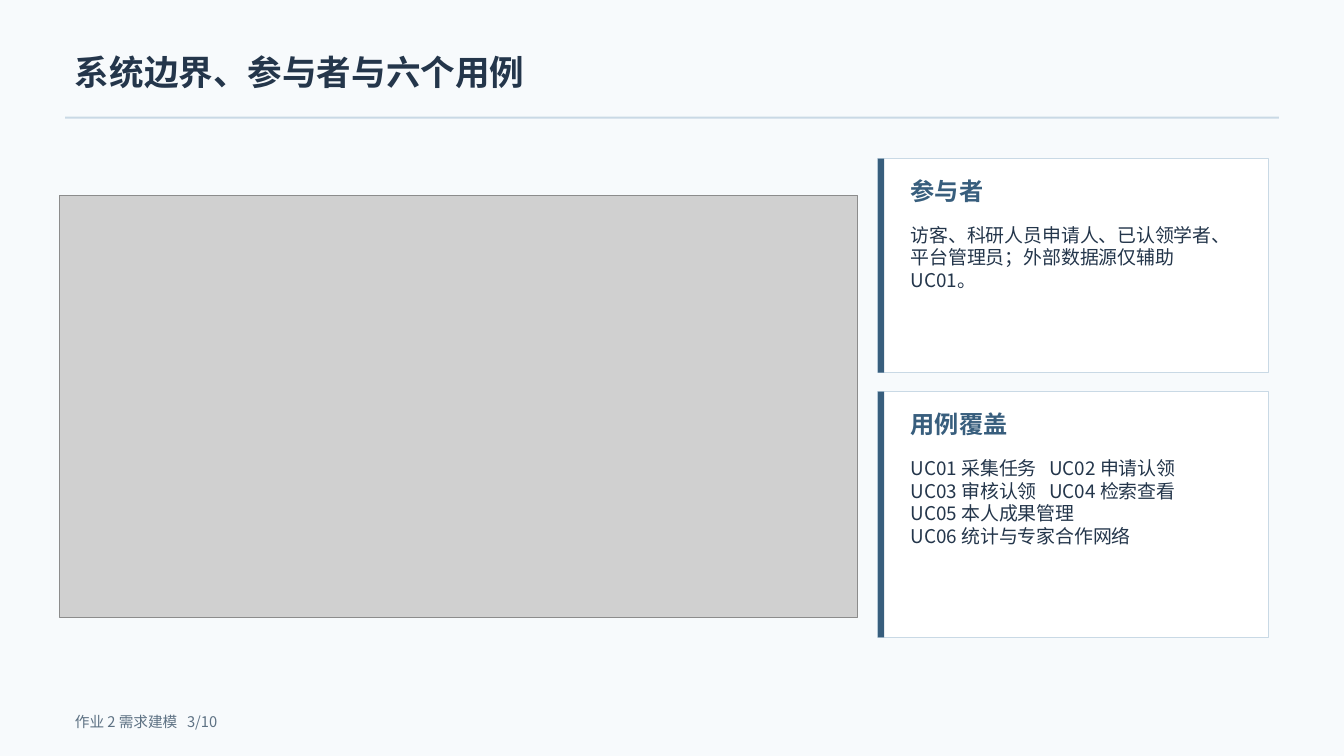
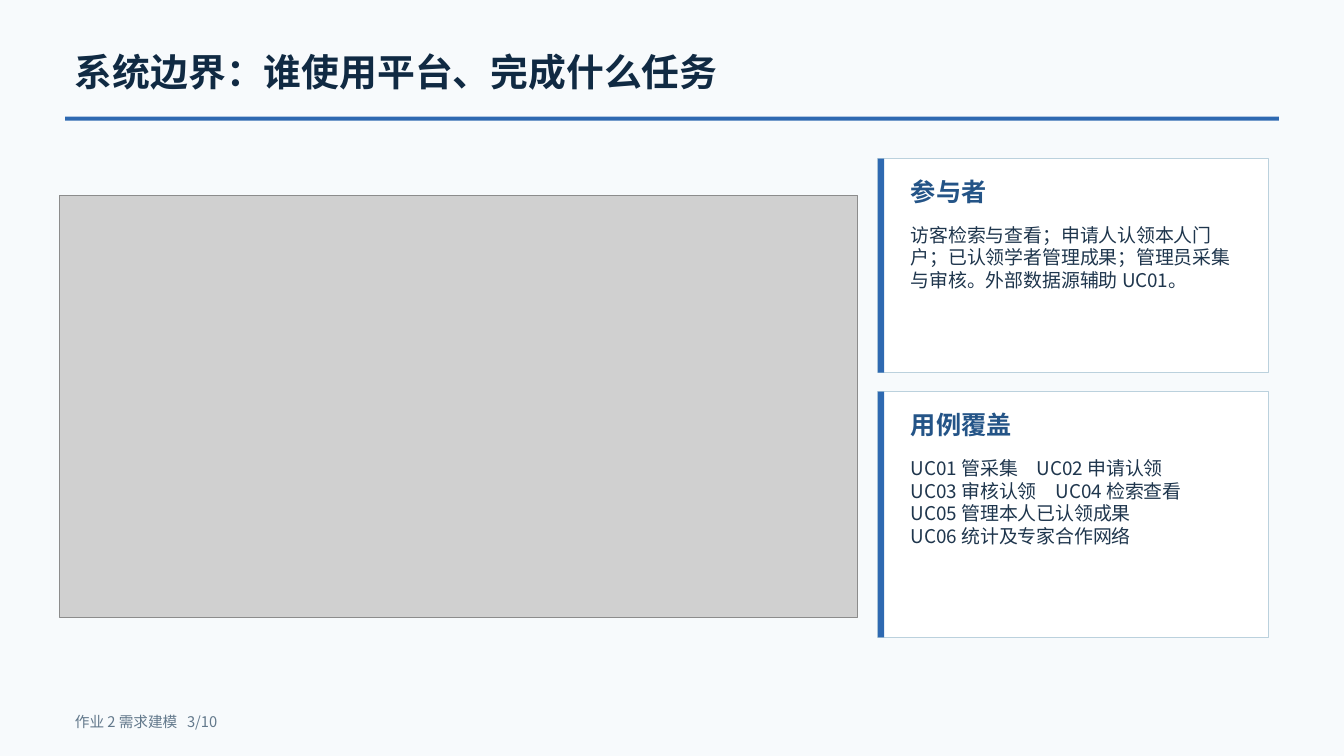
Before and after one commit to retepa1676767/ScholarShare, a slide deck: slide 3 of docs/需求建模/提交版/作业2-学术成果分享平台-需求建模汇报.pptx. Drawn at 1344x756 pixels with LibreOffice and Linux fonts; fonts in the diff are those of the drawing; grey boxes stand for pictures. Boxes give left, top, right and bottom in pixels: in the first picture for what was removed or moved away, otherwise in the second. Text is boxed around its words. In the diff, an @@ line names an element or a change of style, - is before the commit and + after.

```diff
--- a/docs/需求建模/提交版/作业2-学术成果分享平台-需求建模汇报.pptx
+++ b/docs/需求建模/提交版/作业2-学术成果分享平台-需求建模汇报.pptx
@@ text at [75, 53, 718, 90]: text changed; size 24.8 to 27 pt; text colour #24364B to #102A43 @@
-系统边界、参与者与六个用例
+系统边界：谁使用平台、完成什么任务
@@ rectangle at [66, 117, 1279, 121]: fill #C9D9E5 to #2E69B1 @@
@@ rectangle at [878, 158, 1269, 372]: outline #C9D9E5 0.75 pt to #BBD1DD 0.75 pt @@
@@ rectangle at [878, 158, 884, 372]: fill #385E7D to #2E69B1 @@
@@ text "参与者" at [911, 179, 987, 204]: size 17.2 to 18 pt, text colour #385E7D to #245487 @@
@@ text at [911, 226, 1231, 289]: text changed; text colour #24364B to #1F364D @@
-访客、科研人员申请人、已认领学者、平台管理员；外部数据源仅辅助 UC01。
+访客检索与查看；申请人认领本人门户；已认领学者管理成果；管理员采集与审核。外部数据源辅助 UC01。
@@ rectangle at [878, 392, 1269, 638]: outline #C9D9E5 0.75 pt to #BBD1DD 0.75 pt @@
@@ rectangle at [878, 392, 884, 638]: fill #385E7D to #2E69B1 @@
@@ text "用例覆盖" at [911, 413, 1012, 436]: size 17.2 to 18 pt, text colour #385E7D to #245487 @@
@@ text at [911, 459, 1162, 477]: text changed; text colour #24364B to #1F364D @@
-UC01 采集任务 UC02 申请认领
+UC01 管采集 UC02 申请认领
@@ text at [911, 504, 1130, 545]: text changed; text colour #24364B to #1F364D @@
-UC05 本人成果管理
-UC06 统计与专家合作网络
+UC05 管理本人已认领成果
+UC06 统计及专家合作网络
@@ text at [911, 482, 1181, 500]: text colour #24364B to #1F364D in "UC03 审核认领 UC04 检索查看" @@
```
Also in this commit, not shown: 9 other slides changed, 1 other file.
